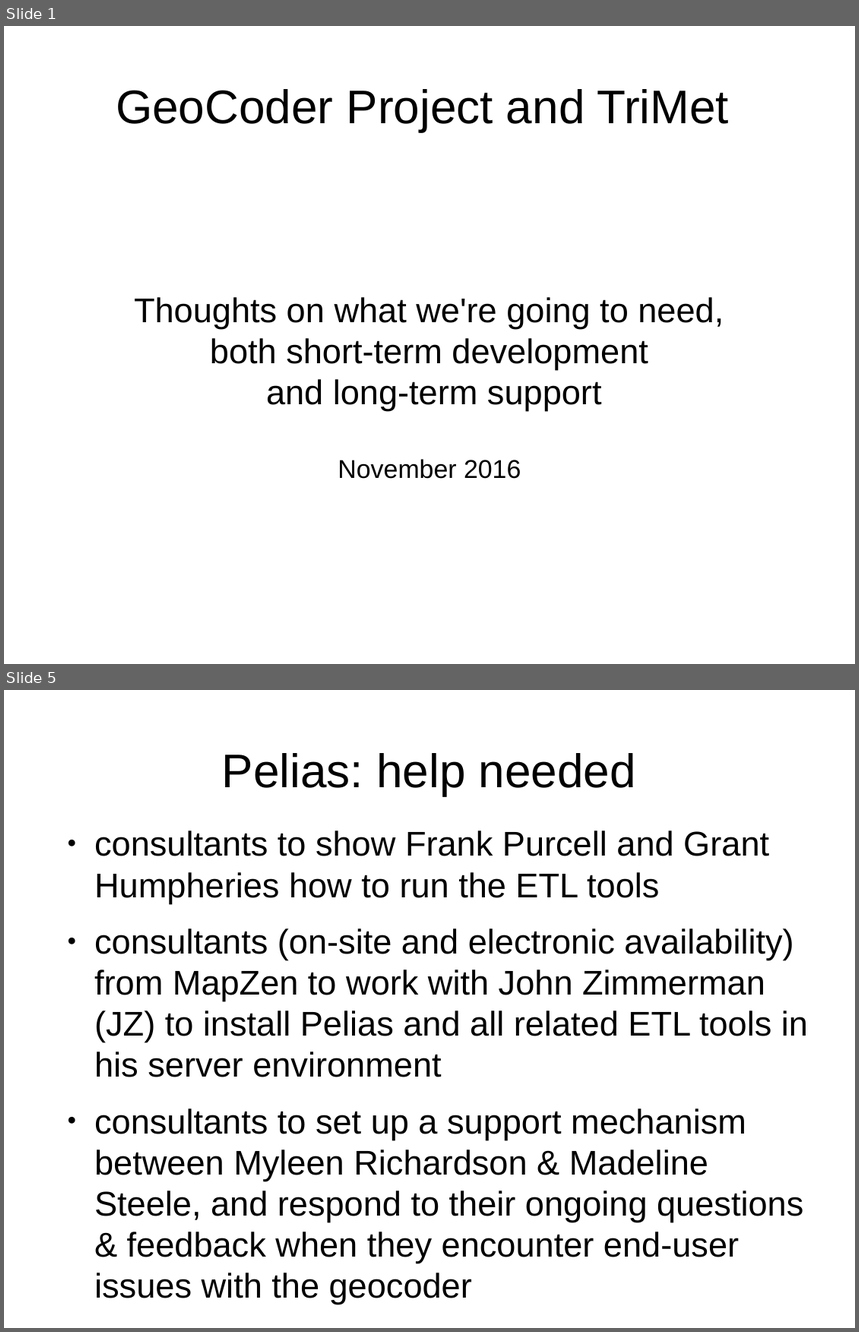
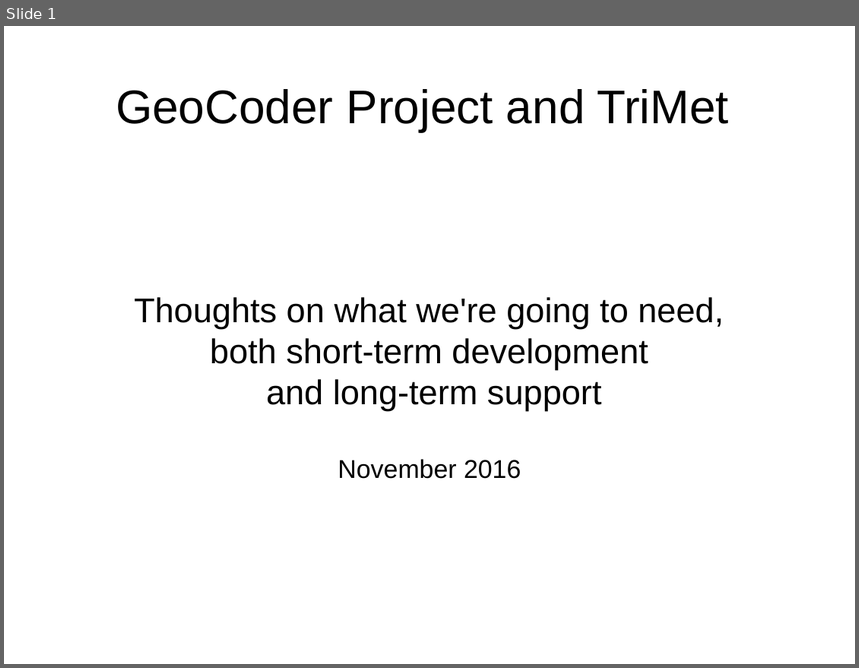
Before and after one commit to OpenTransitTools/loader, a slide deck: docs/trimet/GeoCoder Gaps for TriMet.odp. Shown one above the other, each under a label of ours: slides 1 and 5 before the commit, slide 1 after it; the slides between them are not shown. The pictures are 859x1332 and 859x668 pixels, drawn with LibreOffice and Linux fonts; fonts in the diff are those of the drawing. Boxes give left, top, right and bottom in pixels: in the first picture for what was removed or moved away, otherwise in the second. Text is boxed around its words. In the diff, an @@ line names an element or a change of style, - is before the commit and + after.

```diff
--- a/docs/trimet/GeoCoder Gaps for TriMet.odp
+++ b/docs/trimet/GeoCoder Gaps for TriMet.odp
@@ slide 5 removed at [4,690,855,1328], background #FFFFFF @@
@@ title removed at [222,753,636,796] @@
-Pelias: help needed
@@ text removed at [94,831,808,1305] @@
-● consultants to show Frank Purcell and Grant Humpheries how to run the ETL tools
-● consultants (on-site and electronic availability) from MapZen to work with John Zimmerman (JZ) to install Pelias and all related ETL tools in his server environment
-● consultants to set up a support mechanism between Myleen Richardson & Madeline Steele, and respond to their ongoing questions & feedback when they encounter end-user issues with the geocoder
```
Also in this commit, not shown: 5 slides changed, 6 slides added.
